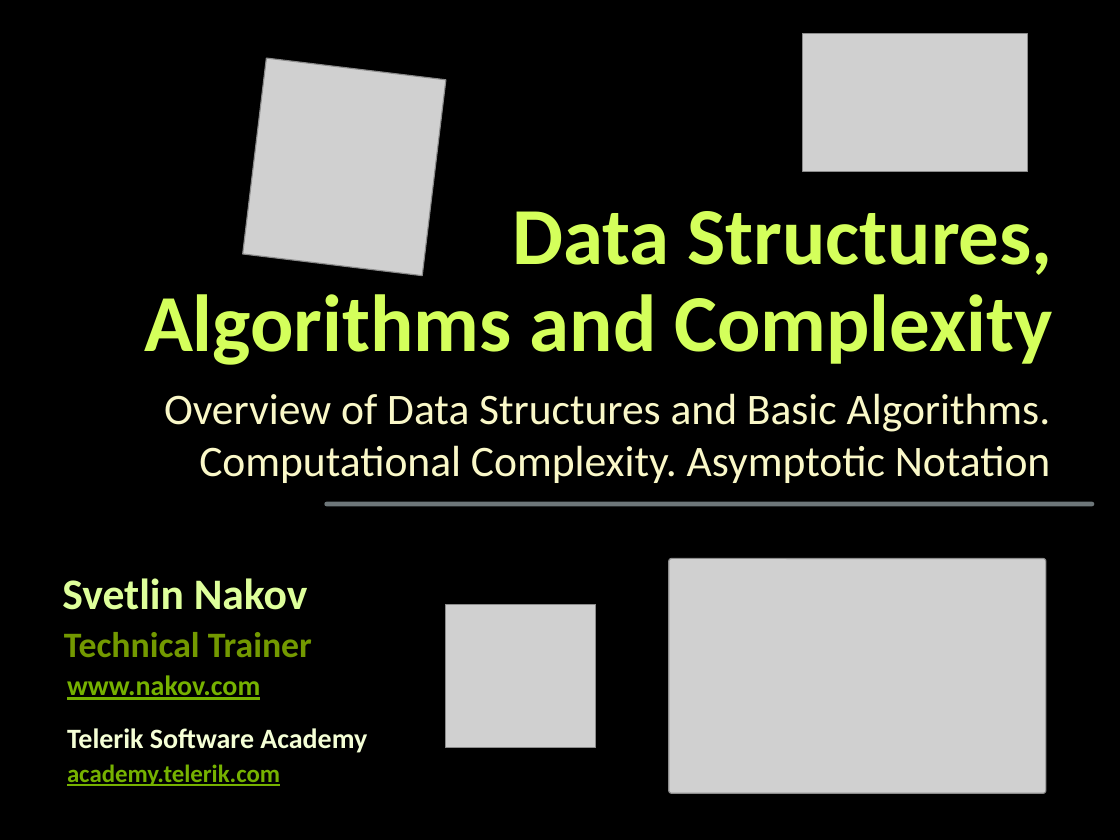
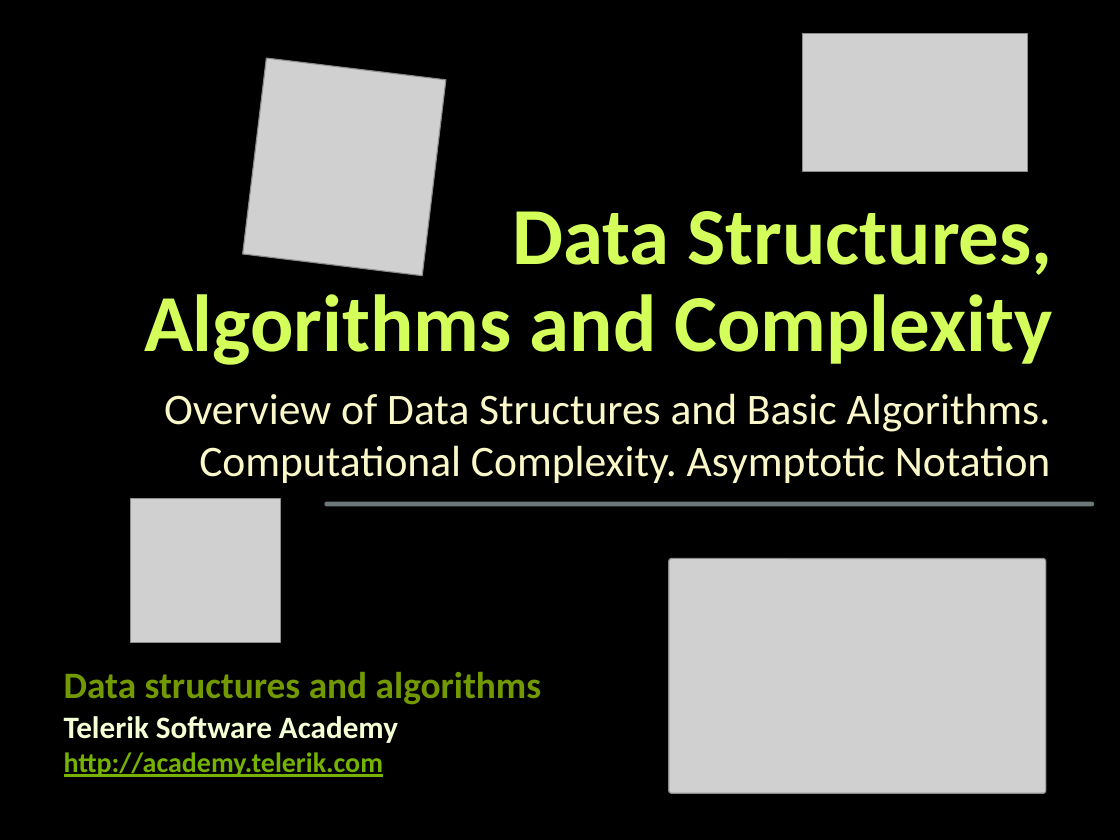
Before and after one commit to martin-nikolov/Telerik-Academy, a slide deck: slide 1 of Programming with C#/5. C# Data Structures and Algorithms/01. Data Structures Algorithms and Complexity - ✘/Data-Structures-Algorithms-and-Complexity.pptx. Drawn at 1120x840 pixels with LibreOffice and Linux fonts; fonts in the diff are those of the drawing; grey boxes stand for pictures; background and template pictures are left out. Boxes give left, top, right and bottom in pixels: in the first picture for what was removed or moved away, otherwise in the second. Text is boxed around its words. In the diff, an @@ line names an element or a change of style, - is before the commit and + after.

Commit message:
DSA - Algorithm Complexity HW -A

```diff
--- a/Programming with C#/5. C# Data Structures and Algorithms/01. Data Structures Algorithms and Complexity - ✘/Data-Structures-Algorithms-and-Complexity.pptx
+++ b/Programming with C#/5. C# Data Structures and Algorithms/01. Data Structures Algorithms and Complexity - ✘/Data-Structures-Algorithms-and-Complexity.pptx
@@ picture moved from (x1=446, y1=604, x2=596, y2=747) to (x1=131, y1=498, x2=281, y2=642) @@
@@ text removed at (x1=62, y1=578, x2=308, y2=610) @@
-Svetlin Nakov
@@ text removed at (x1=64, y1=632, x2=312, y2=657) @@
-Technical Trainer
@@ text added at (x1=64, y1=672, x2=542, y2=705), 24 pt, text #739900, bold @@
+Data structures and algorithms
@@ text removed at (x1=67, y1=675, x2=260, y2=700) @@
-www.nakov.com
@@ text "Telerik Software Academy" moved from (x1=67, y1=728, x2=367, y2=753) to (x1=64, y1=716, x2=398, y2=743) @@
@@ text "Telerik Software Academy" at (x1=64, y1=716, x2=398, y2=743): size 18 to 20 pt; indent changed; more space between paragraphs @@
@@ text at (x1=64, y1=752, x2=383, y2=777): text changed; size 16 to 18 pt @@
-academy.telerik.com
+http://academy.telerik.com
```
Also in this commit, not shown: 2 other files.
